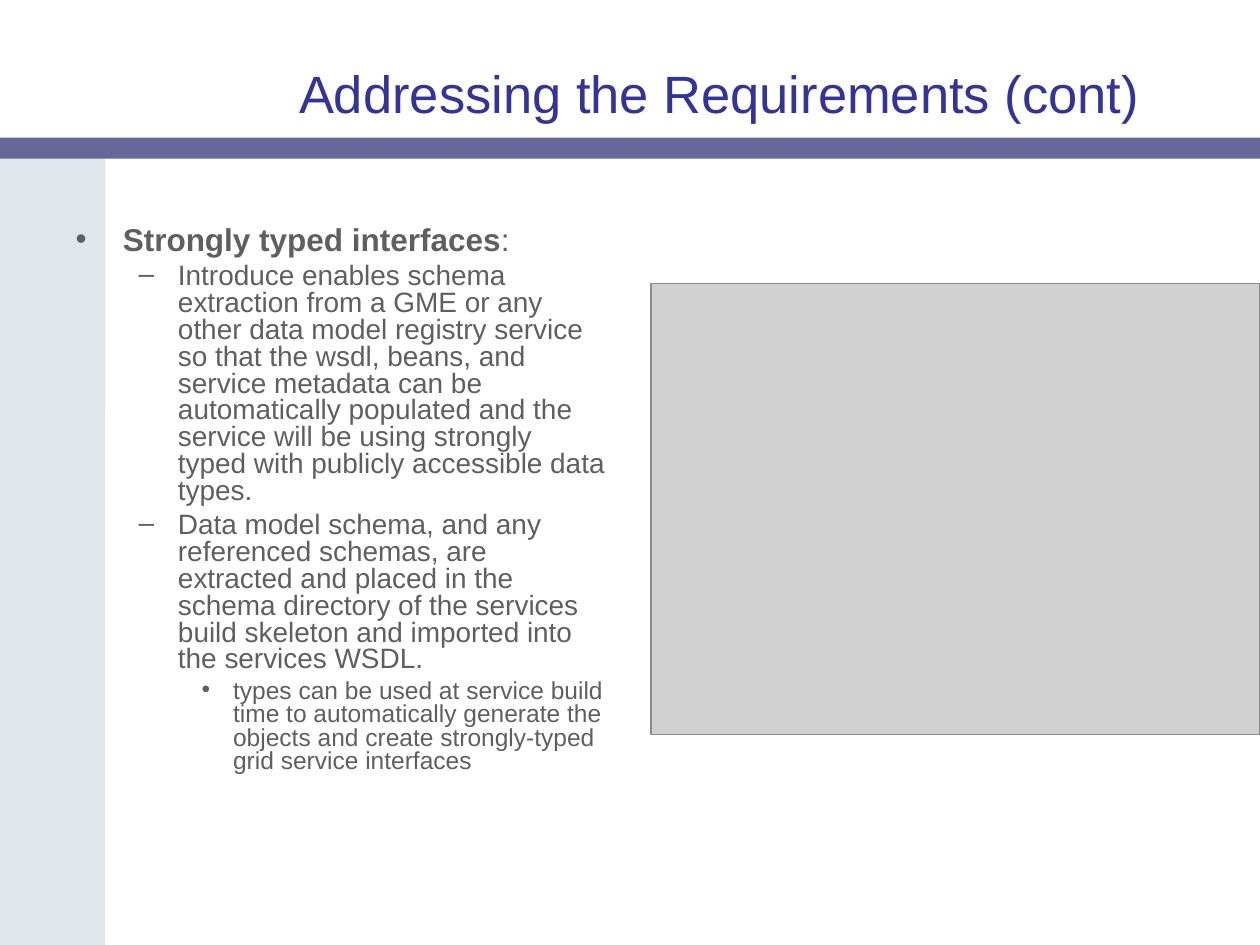
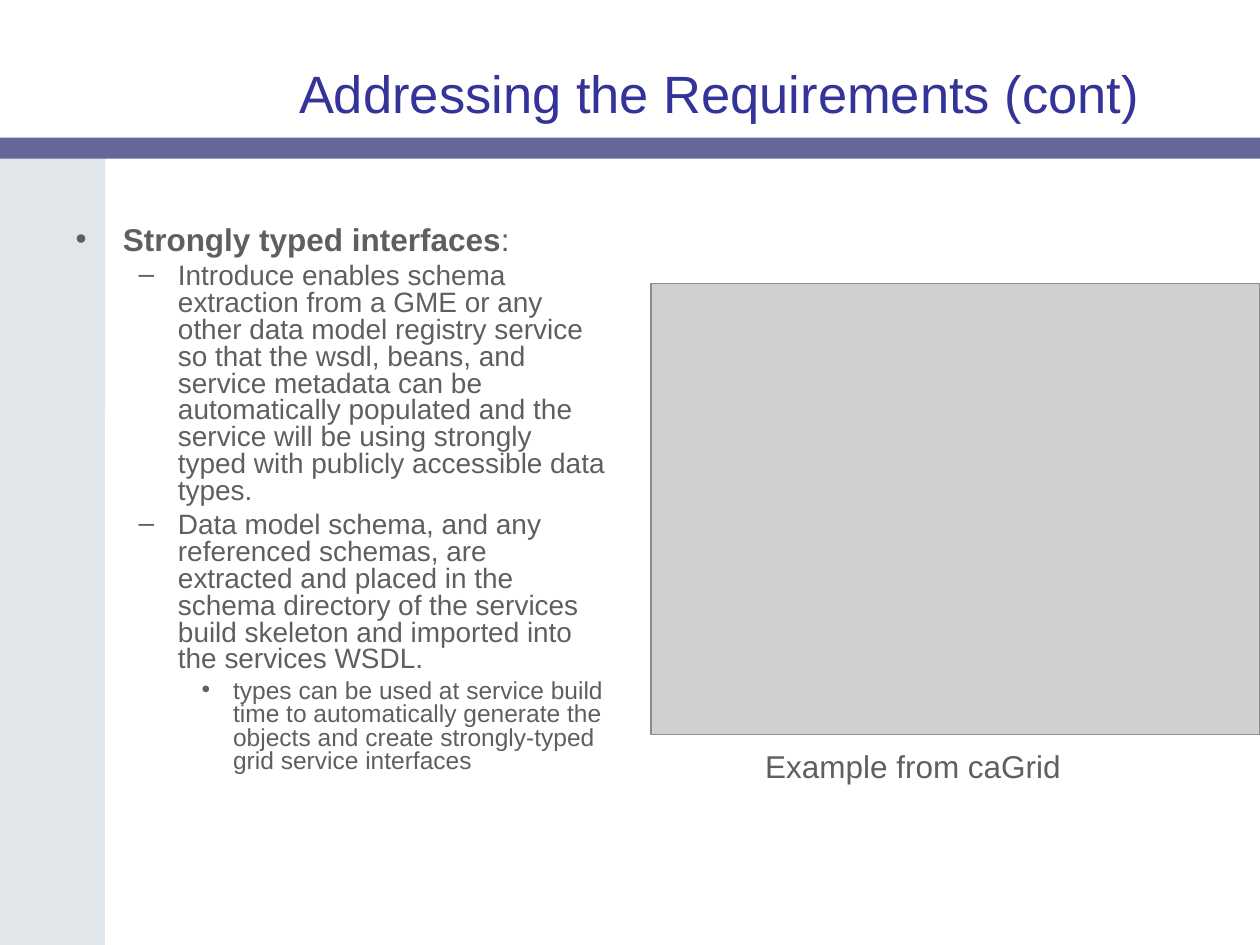
Before and after one commit to NCIP/cagrid-portal, a slide deck: slide 5 of cagrid-1-0/Documentation/presentations/introduce/Introduce-OGF19.ppt (slide 12 before the commit). Drawn at 1260x945 pixels with LibreOffice and Linux fonts; fonts in the diff are those of the drawing; grey boxes stand for pictures; background and template pictures are left out. Boxes give left, top, right and bottom in pixels: in the first picture for what was removed or moved away, otherwise in the second. Text is boxed around its words. In the diff, an @@ line names an element or a change of style, - is before the commit and + after.

```diff
--- a/cagrid-1-0/Documentation/presentations/introduce/Introduce-OGF19.ppt
+++ b/cagrid-1-0/Documentation/presentations/introduce/Introduce-OGF19.ppt
@@ text added at box(765, 755, 1061, 784), 18 pt, text #5F5F5F @@
+Example from caGrid
```
Also in this commit, not shown: 4 other slides changed, 3 slides added, 1 slide removed.
